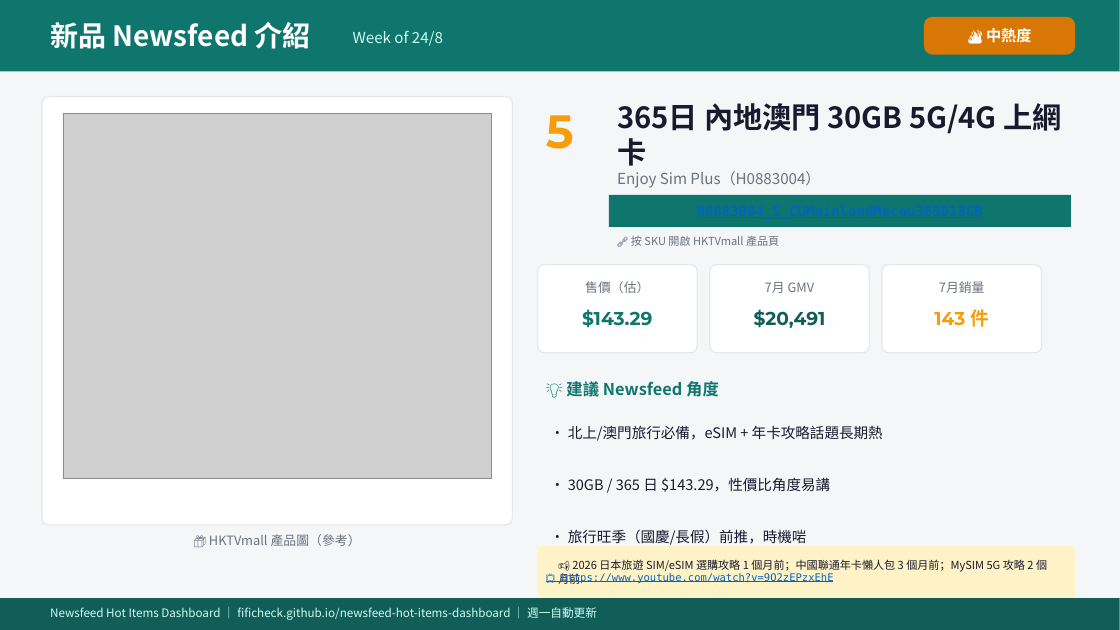
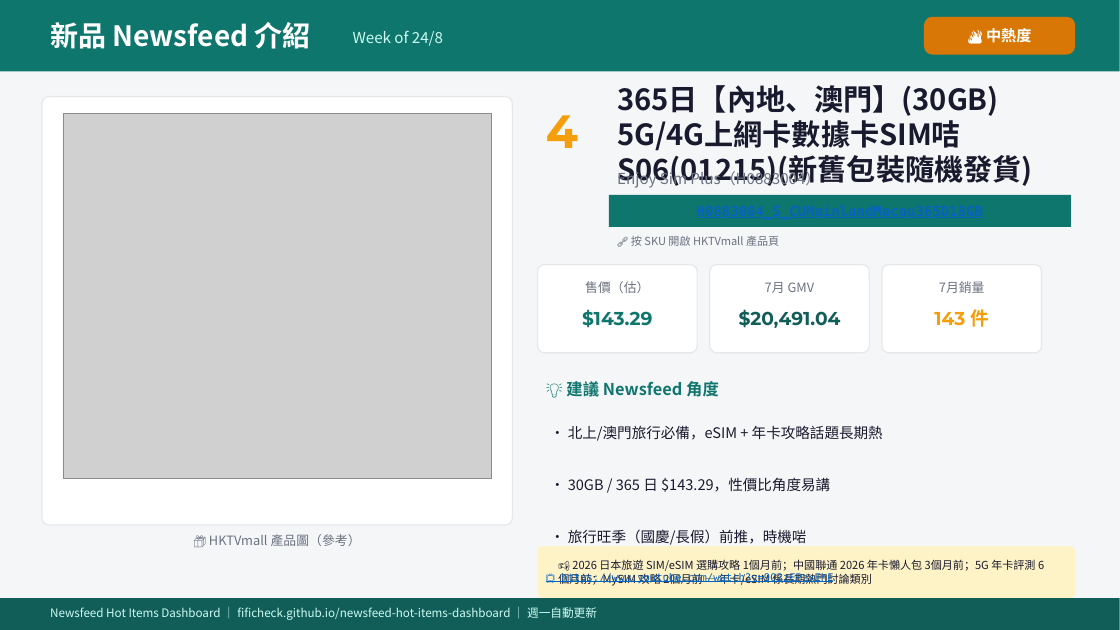
Before and after one commit to FIFICHECK/newsfeed-hot-items-dashboard, a slide deck: slide 1 of ppt/2026-08-24_H0883004_S_CUMainlandMacau365D18GB.pptx. Drawn at 1120x630 pixels with LibreOffice and Linux fonts; fonts in the diff are those of the drawing; grey boxes stand for pictures. Boxes give left, top, right and bottom in pixels: in the first picture for what was removed or moved away, otherwise in the second. Text is boxed around its words. In the diff, an @@ line names an element or a change of style, - is before the commit and + after.

Commit message:
Add per-SKU PPT: 2026-08-24_H0883004_S_CUMainlandMacau365D18GB.pptx

```diff
--- a/ppt/2026-08-24_H0883004_S_CUMainlandMacau365D18GB.pptx
+++ b/ppt/2026-08-24_H0883004_S_CUMainlandMacau365D18GB.pptx
@@ text at (617,85,1032,188): text changed @@
-365日 內地澳門 30GB 5G/4G 上網卡
+365日【內地、澳門】(30GB) 5G/4G上網卡數據卡SIM咭 S06(01215)(新舊包裝隨機發貨)
@@ text at (546,115,578,148): text changed @@
-5
+4
@@ text at (739,309,841,328): text changed @@
-$20,491
+$20,491.04
@@ text at (558,559,1035,586): text changed @@
-📢 2026 日本旅遊 SIM/eSIM 選購攻略 1 個月前；中國聯通年卡懶人包 3 個月前；MySIM 5G 攻略 2 個月前
+📢 2026 日本旅遊 SIM/eSIM 選購攻略 1個月前；中國聯通 2026 年卡懶人包 3個月前；5G 年卡評測 6個月前；MySIM 攻略 2個月前 — 年卡/eSIM 係長期熱門討論類別
```
